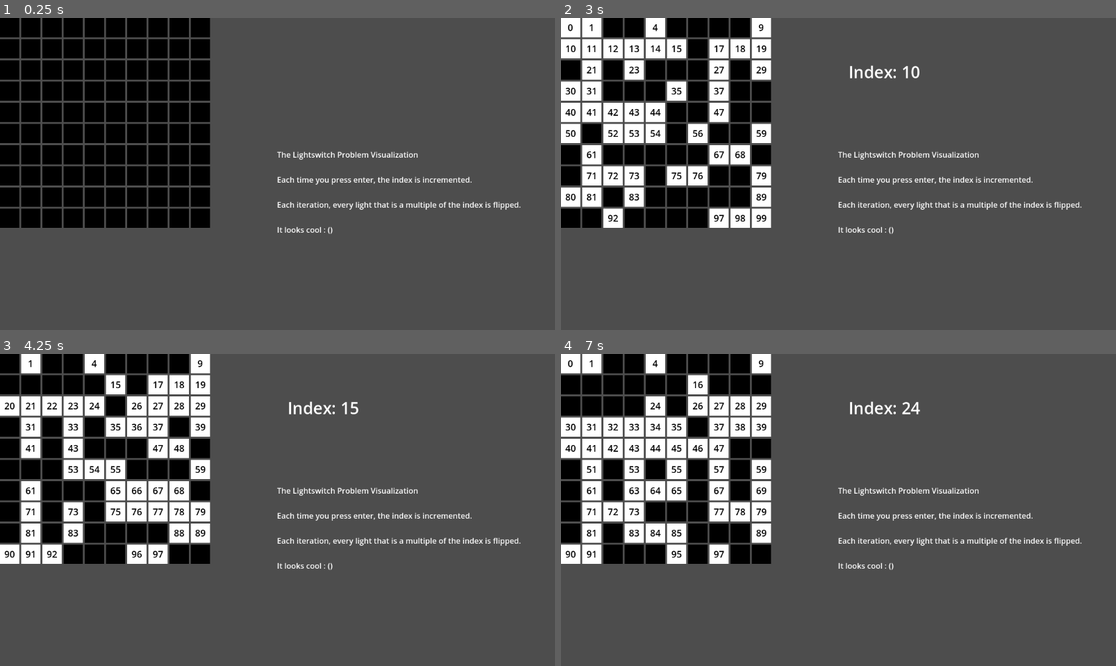
Above: before the commit, frames 1-4 (two rows, left to right).
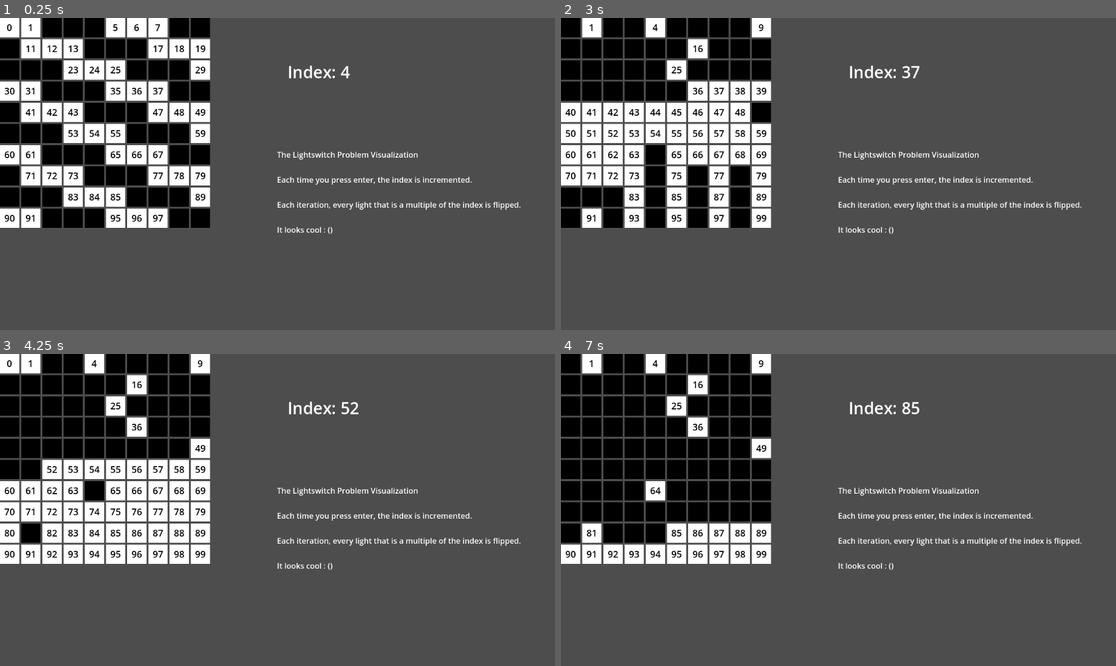
Above: after the commit, the same moments.

Repository: webcrawls/lightswitch-problem
Game: Godot game, scene res://Main.tscn
The game is run twice, just before and just after one commit, with the same random seed, the same clock (stepped at 60 frames per second) and the same inputs.
Inputs:
- Up to frame 1 (0.25 s): no input
- Up to frame 2 (3 s): tap Enter (ui_accept) at 0.5, 0.6, 0.77, 1.07, 1.35, 1.52, 1.82, 2.1, 2.85 s
- Up to frame 3 (4.25 s): tap Enter (ui_accept) at 3.02, 3.32, 3.6, 3.77, 4.07 s
- Up to frame 4 (7 s): tap Enter (ui_accept) at 4.35, 4.52, 4.82, 5.1, 5.85, 6.02, 6.32, 6.6, 6.77 s

The runs differ from the first frame. In frame 1, 11% of the frame differs, in the area x 0-64%, y 0-68%; in frame 2, 10%; in frame 3, 11%; in frame 4, 12%, in the area x 0-65%, y 0-68%.

Commit message:
✨ a couple fixes

Diff:
--- a/Main.gd
+++ b/Main.gd
@@ -3,6 +3,7 @@
 var switches: Array[Switch] = []
 var person_index: int = 1
 var switch_scene: PackedScene = preload("res://Switch.tscn")
+var frames: int = 0
 
 func _ready():
 	for i in range(0, 100):
@@ -19,10 +20,12 @@
 	switches.append(switch)
 
 func _physics_process(delta):
-	if Input.is_action_just_pressed("ui_accept"):
+	if frames % 5 == 0:
 		_process_person(person_index)
 		person_index += 1
 		$IndexLabel.text = "Index: "+str(person_index)
+	frames += 1
+
 
 func _process_person(index: int):
 	for i in range(0, switches.size()):
--- a/project.godot
+++ b/project.godot
@@ -12,7 +12,7 @@
 
 config/name="LightswitchProblem"
 run/main_scene="res://Main.tscn"
-config/features=PackedStringArray("4.0", "GL Compatibility")
+config/features=PackedStringArray("4.1", "GL Compatibility")
 config/icon="res://icon.svg"
 
 [rendering]
Not shown, changed: README.md
Not shown, added: movie.avi
